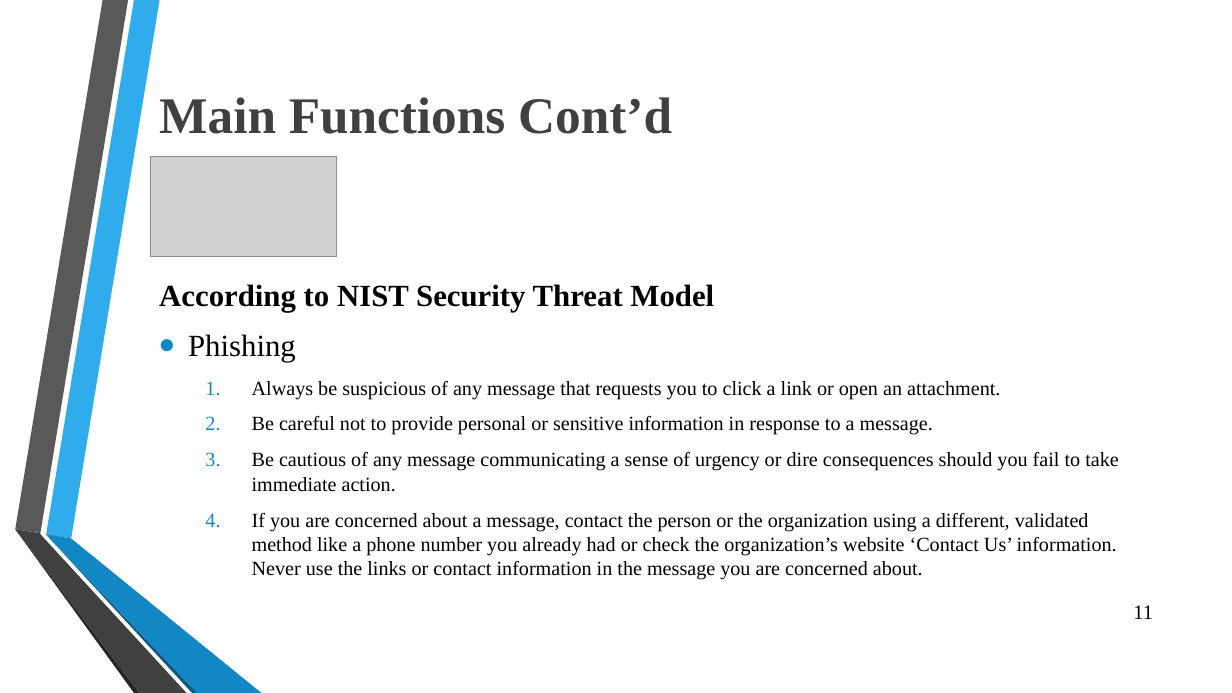
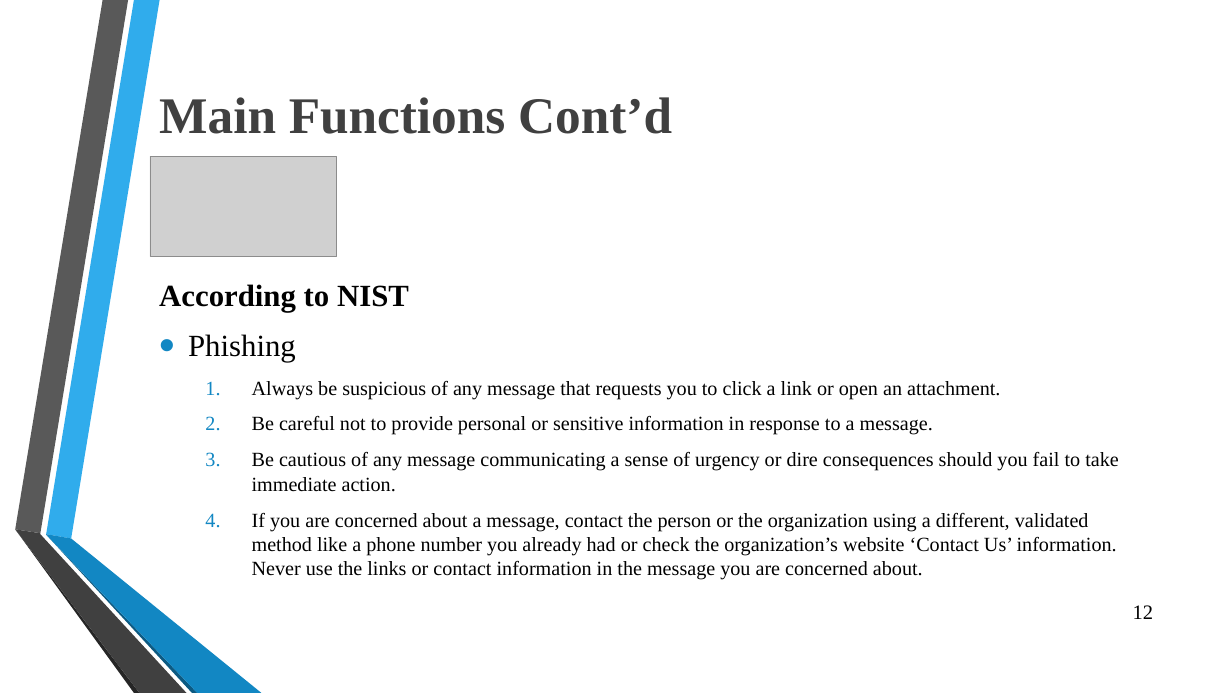
Before and after one commit to OmarSedkyUI/CyberLearningAdventureJunior, a slide deck: slide 13 of Graduation_Project_Presentation_FinalSeminar.pptx (slide 12 before the commit). Drawn at 1232x693 pixels with LibreOffice and Linux fonts; fonts in the diff are those of the drawing; grey boxes stand for pictures; background and template pictures are left out. Boxes give left, top, right and bottom in pixels: in the first picture for what was removed or moved away, otherwise in the second. Text is boxed around its words. In the diff, an @@ line names an element or a change of style, - is before the commit and + after.

```diff
--- a/Graduation_Project_Presentation_FinalSeminar.pptx
+++ b/Graduation_Project_Presentation_FinalSeminar.pptx
@@ text at bbox=[159, 284, 409, 312]: text changed @@
-According to NIST Security Threat Model
+According to NIST
@@ page number at bbox=[1133, 605, 1153, 619]: text changed @@
-11
+12
```
Also in this commit, not shown: 8 other slides changed, 1 slide added.
